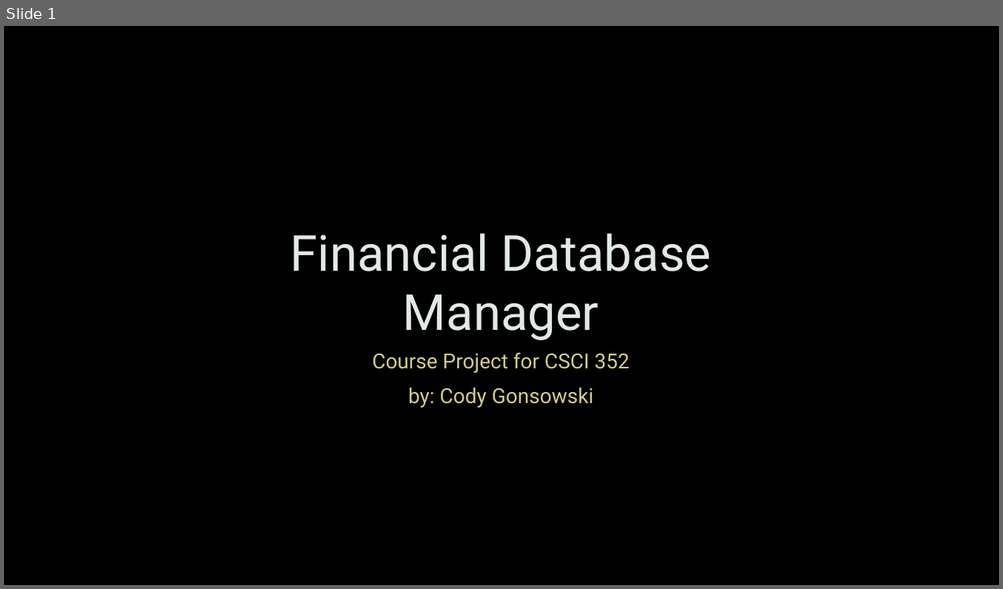
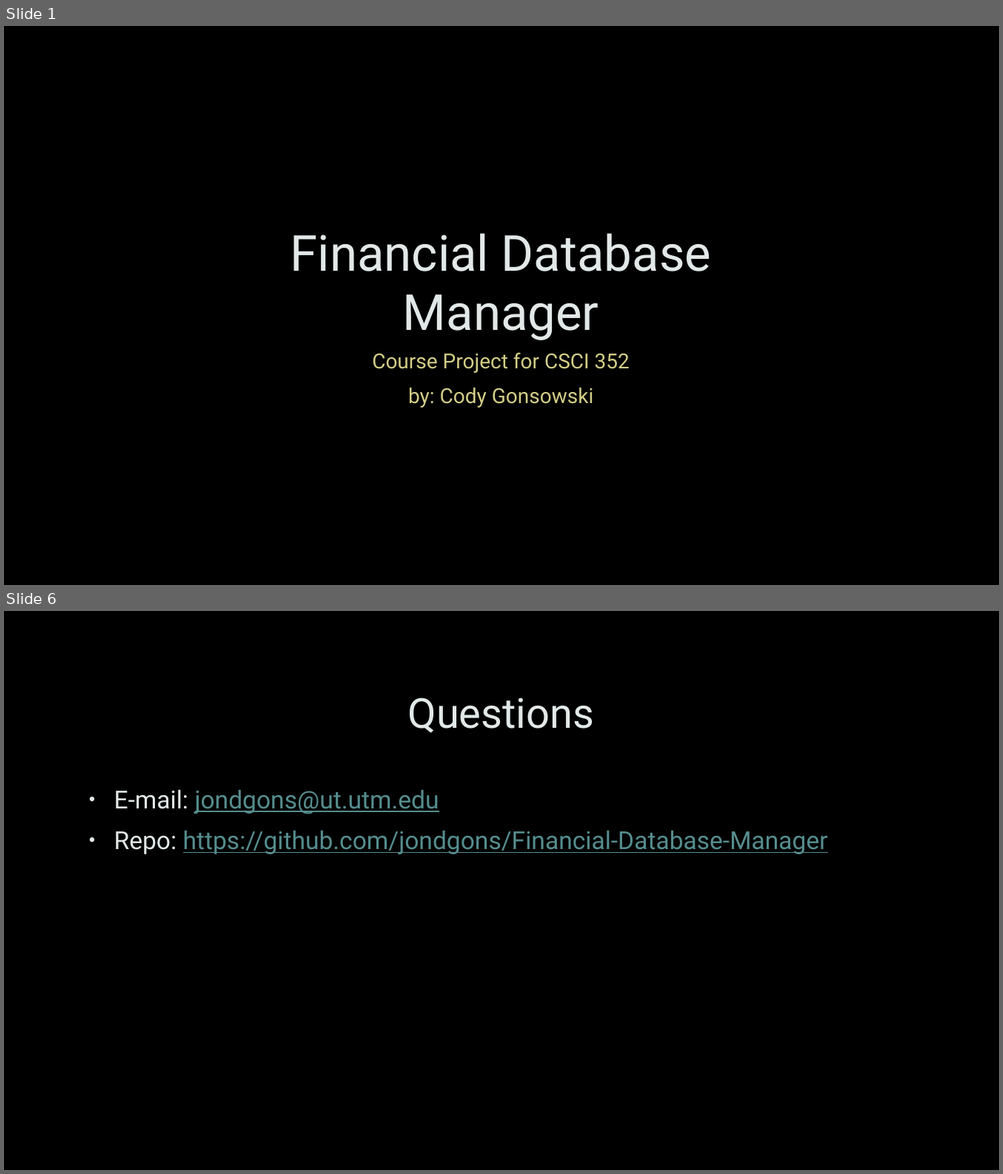
Before and after one commit to jondgons/Financial-Database-Manager, a slide deck: Documentation/Financial Database Manager.pptx. Shown one above the other, each under a label of ours: slide 1 before the commit, slides 1 and 6 after it; the slides between them are not shown. The pictures are 1003x589 and 1003x1174 pixels, drawn with LibreOffice and Linux fonts; fonts in the diff are those of the drawing; background and template pictures are left out. Boxes give left, top, right and bottom in pixels: in the first picture for what was removed or moved away, otherwise in the second. Text is boxed around its words. In the diff, an @@ line names an element or a change of style, - is before the commit and + after.

```diff
--- a/Documentation/Financial Database Manager.pptx
+++ b/Documentation/Financial Database Manager.pptx
@@ slide 6 added at <box>4,611,999,1170</box>, background picture (left out) @@
@@ title added at <box>408,698,594,733</box>, 40 pt, text #E2E8E8 @@
+Questions
@@ text added at <box>114,789,828,854</box>, 24 pt, text #568D8F, underline @@
+• E-mail: jondgons@ut.utm.edu
+• Repo: https://github.com/jondgons/Financial-Database-Manager
```
Also in this commit, not shown: 1 slide changed, 3 other slides added, 12 other files.
